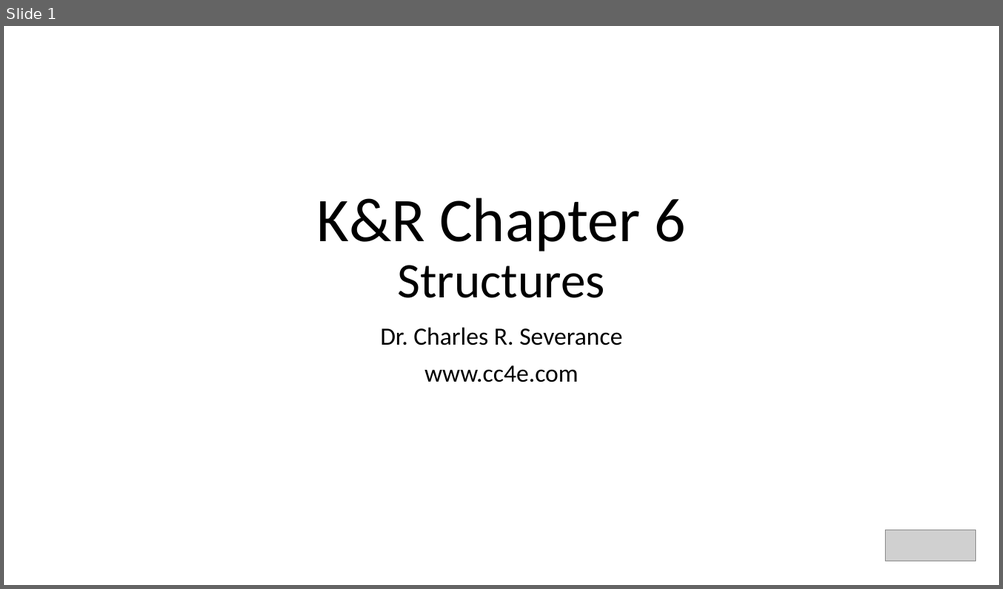
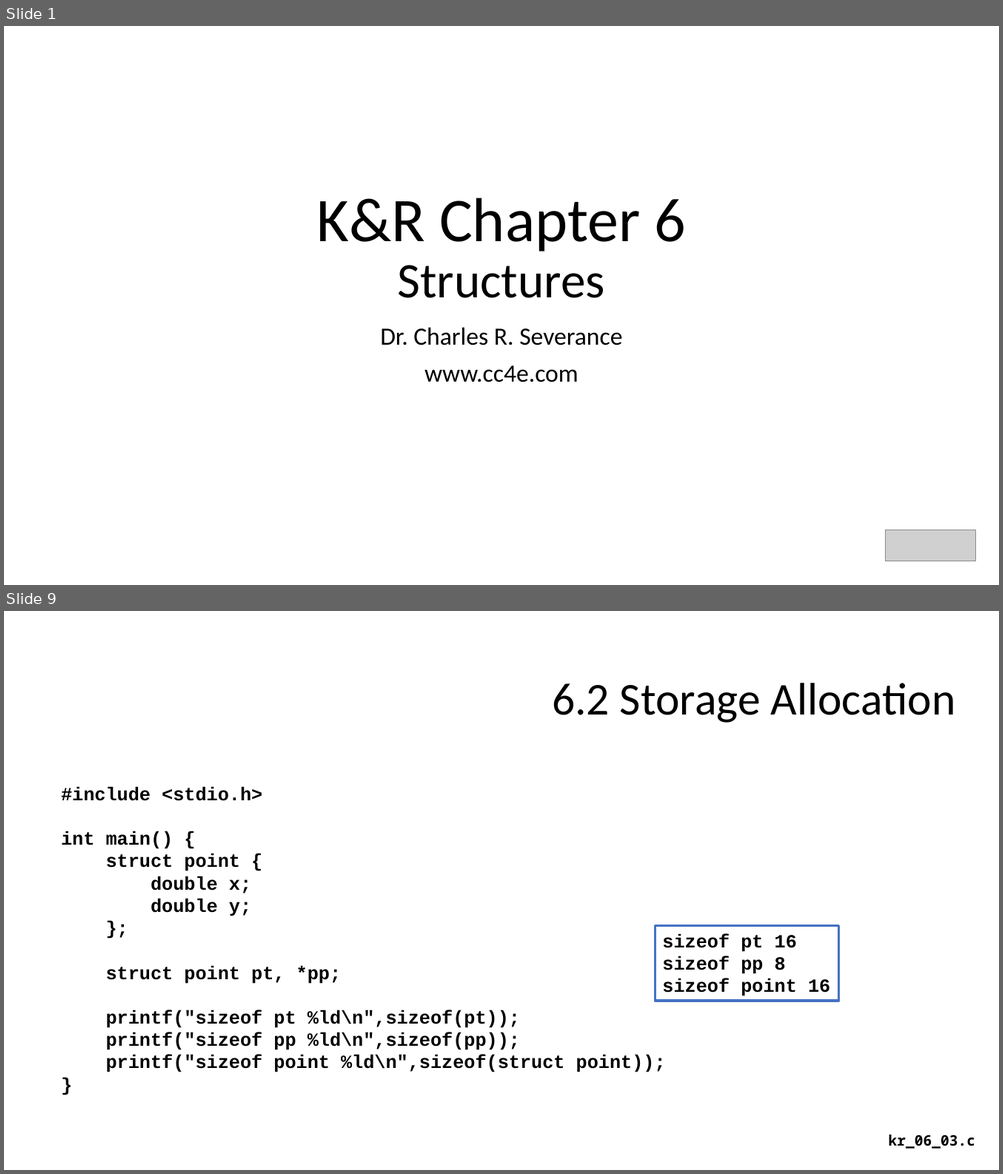
Before and after one commit to csev/cc4e, a slide deck: lectures/KR-6.pptx. Shown one above the other, each under a label of ours: slide 1 before the commit, slides 1 and 9 after it; the slides between them are not shown. The pictures are 1003x589 and 1003x1174 pixels, drawn with LibreOffice and Linux fonts; fonts in the diff are those of the drawing; grey boxes stand for pictures. Boxes give left, top, right and bottom in pixels: in the first picture for what was removed or moved away, otherwise in the second. Text is boxed around its words. In the diff, an @@ line names an element or a change of style, - is before the commit and + after.

```diff
--- a/lectures/KR-6.pptx
+++ b/lectures/KR-6.pptx
@@ slide 9 added at bbox=[4, 611, 999, 1170], background #FFFFFF @@
@@ title added at bbox=[552, 683, 956, 723], 44 pt, text #000000 @@
+6.2 Storage Allocation
@@ text added at bbox=[61, 786, 666, 1073], 18 pt, text #000000, bold @@
+#include <stdio.h>
+int main() {
+struct point {
+double x;
+double y;
+};
+struct point pt, *pp;
+printf("sizeof pt %ld\n",sizeof(pt));
+printf("sizeof pp %ld\n",sizeof(pp));
+printf("sizeof point %ld\n",sizeof(struct point));
+}
@@ rectangle added at bbox=[655, 925, 839, 1001], outline #4472C4 2.25 pt, 18 pt, text #000000, bold @@
+sizeof pt 16
+sizeof pp 8
+sizeof point 16
@@ text added at bbox=[888, 1135, 976, 1149], 14 pt, text #000000, bold @@
+kr_06_03.c
```
Also in this commit, not shown: 1 slide changed, 32 other slides added, 1 slide removed, 8 other files.
